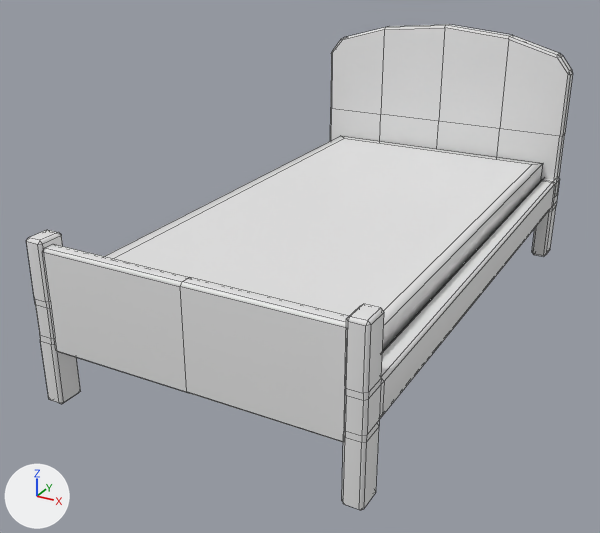
Before and after pictures for a commit that changed the FBX model Assets/Models/Enviro01/m_bed.fbx.
One viewpoint serves both versions: a 50 mm lens placed at (1.27, -2.69, 1.49), pointed at (-0.1, -0.21, 0.25). Every picture has the same lights, and +X, +Y and +Z are marked at lower left. Mesh edges are drawn as thin lines. Where no turn or scale is listed for an object, it has been applied to the vertices.

Objects in the first picture: 'm_Bed'.
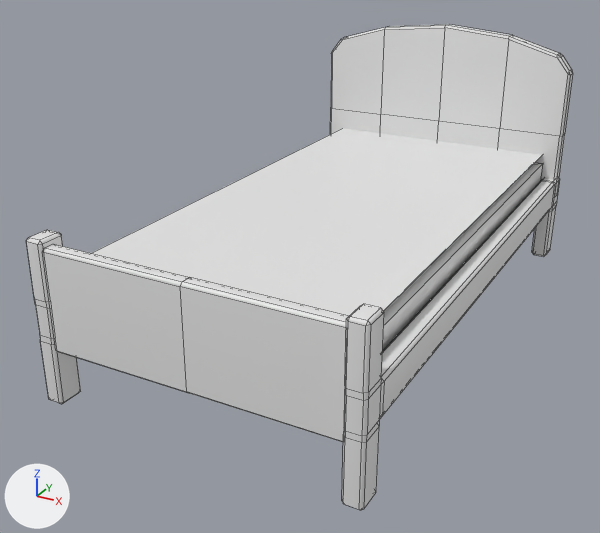
The change, as a list of edits to the scene's bpy script:
```text
Change me_cube_003:
    where me_cube_003.from_pydata(...)  # 318 vertices, 314 faces; spans x -0.56..0.56, y -1.07..1.0, z 0.0..0.99
    used by ob_m_bed; location = (0.0, 0.0, 0.0)
    verts and faces of me_cube_003; kept vertices keep their numbers, new ones are numbered from 318
    me_cube_003 part 1
    add verts[318] = (-0.49, -1.03, 0.47)
    add verts[319] = (0.49, -1.03, 0.47)
    add verts[320] = (-0.49, -1.03, 0.4)
    add for new, old in zip([321, 322, 323], [318, 319, 320]): verts[new] = verts[old] + (0.0, 1.99, 0.0)
    add faces += [(318, 319, 322, 321), (318, 321, 323, 320)]  # mat_sheets (white #e7e7e7)
```

Pixel boxes [x1, y1, x2, y2] of what changed, in the pictures (600 x 533 px):
part 1 of me_cube_003, added
    after: [92, 128, 542, 316]
